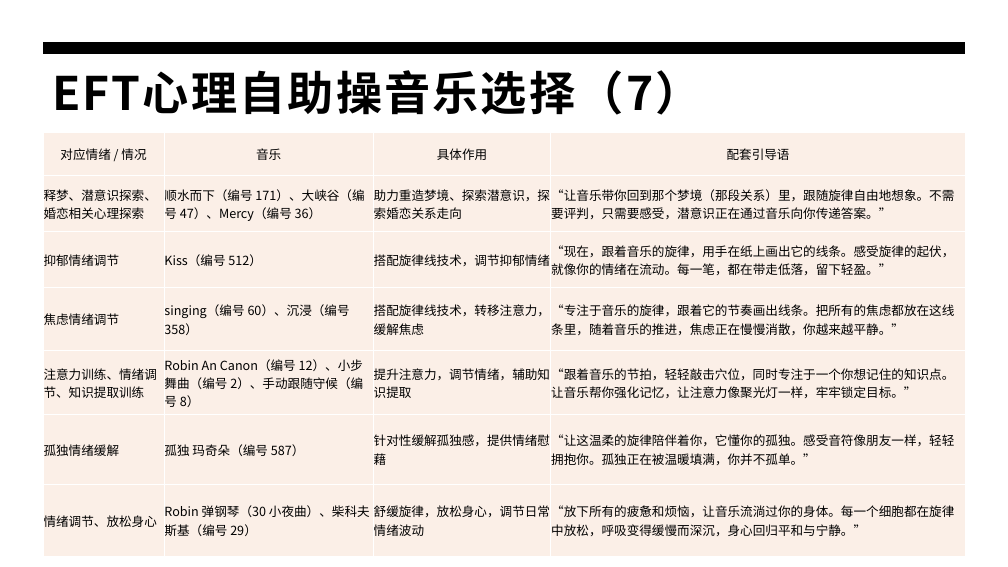
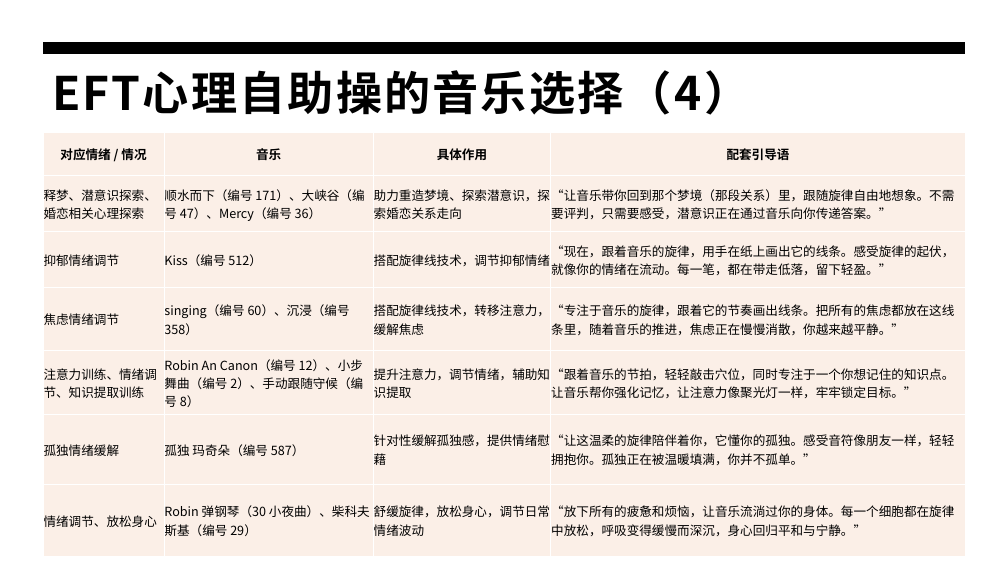
Before and after one commit to panxibei/writing, a slide deck: slide 32 of 44_心理学/28_浥尘伙伴社团原创：音乐治疗/PPT/浥尘伙伴社团原创：情绪释放疗法（EFT）心理训练.pptx (slide 31 before the commit). Drawn at 1008x567 pixels with LibreOffice and Linux fonts; fonts in the diff are those of the drawing. Boxes give left, top, right and bottom in pixels: in the first picture for what was removed or moved away, otherwise in the second. Text is boxed around its words. In the diff, an @@ line names an element or a change of style, - is before the commit and + after.

```diff
--- a/44_心理学/28_浥尘伙伴社团原创：音乐治疗/PPT/浥尘伙伴社团原创：情绪释放疗法（EFT）心理训练.pptx
+++ b/44_心理学/28_浥尘伙伴社团原创：音乐治疗/PPT/浥尘伙伴社团原创：情绪释放疗法（EFT）心理训练.pptx
@@ title at bbox=[52, 70, 750, 115]: text changed @@
-EFT心理自助操音乐选择（7）
+EFT心理自助操的音乐选择（4）
@@ table at bbox=[43, 132, 966, 557] @@
@@ bold on in "对应情绪 / 情况", "音乐", "具体作用", "配套引导语" @@
```
Also in this commit, not shown: 23 other slides changed, 2 slides added.
